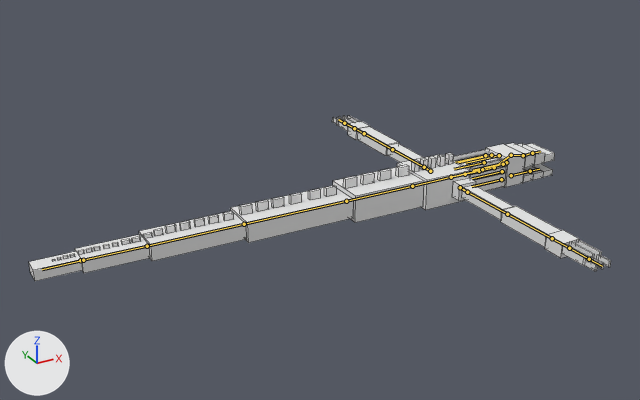
Two versions of the Blender file wip/silversand_dragon.blend, one commit apart.
Before and after are seen from a camera (50 mm lens) standing at (-3.86, -6.56, 3.67) and looking at (-0.28, -0.04, 0.41). Lighting does not change. The marker at lower left points along +X, +Y and +Z. Both versions are drawn at frame 100 of the action 'ArmatureAction'; the numbers are the values there. The bones that bend it are drawn over the model as lines. Mesh edges are drawn as thin lines.
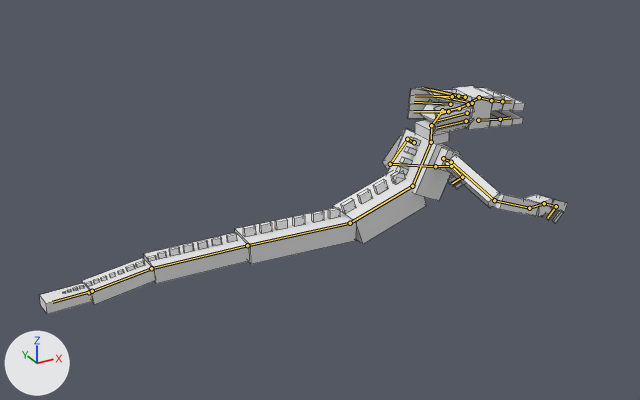
What the commit changed:
Bone 'torso' (bone_torso) turns from (0, 0, 0) to (0, 0, 65) degrees about its own x, y and z.
Bone 'collo3' (bone_collo3) turns from (0, 0, 0) to (27, 0, 0) degrees about its own x, y and z.
Bone 'collo2' (bone_collo2) turns from (0, 0, 0) to (-44, 0, 0) degrees about its own x, y and z.
Bone 'collo1' (bone_collo1) turns from (0, 0, 0) to (-51, -2, -3) degrees about its own x, y and z.
Bone 'boccasu3' (bone_boccasu3) turns from (0, 0, 0) to (-6, 0, 0) degrees about its own x, y and z.
Bone 'boccagiù2' (bone_boccagiù2) turns from (0, 0, 0) to (-4, 0, 0) degrees about its own x, y and z.
Bone '5' (bone_5) turns from (0, 0, 0) to (16, 3, 4) degrees about its own x, y and z.
Bone '6' (bone_6) turns from (0, 0, 0) to (15, 11, 5) degrees about its own x, y and z.
Bone '4' (bone_4) turns from (0, 0, 0) to (16, -11, 2) degrees about its own x, y and z.
Bone '2' (bone_2) turns from (0, 0, 0) to (-2, -3, 12) degrees about its own x, y and z.
Bone '3' (bone_3) turns from (0, 0, 0) to (-6, 23, 9) degrees about its own x, y and z.
Bone '1' (bone_1) turns from (0, 0, 0) to (-2, -40, 12) degrees about its own x, y and z.
Bone '8' (bone_8) turns from (0, 0, 0) to (5, 6, -9) degrees about its own x, y and z.
Bone '7' (bone_7) turns from (0, 0, 0) to (2, -2, -12) degrees about its own x, y and z.
Bone '9' (bone_9) turns from (0, 0, 0) to (3, 2, -6) degrees about its own x, y and z.
Bone 'lom' (bone_lom) turns from (0, 0, 0) to (-45, 54, 1) degrees about its own x, y and z.
Bone 'lav' (bone_lav) turns from (0, 0, 0) to (-26, 40, -93) degrees about its own x, y and z.
Bone 'lman' (bone_lman) turns from (0, 0, 0) to (5, 12, 1) degrees about its own x, y and z.
Bone 'lcl' (bone_lcl) turns from (0, 0, 0) to (-38, 0, -1) degrees about its own x, y and z.
Bone 'lcla' (bone_lcla) turns from (0, 0, 0) to (-111, -2, -2) degrees about its own x, y and z.
Bone 'rom' (bone_rom) turns from (0, 0, 0) to (18, -32, 4) degrees about its own x, y and z.
Bone 'rav' (bone_rav) turns from (0, 0, 0) to (61, -16, -106) degrees about its own x, y and z.
Bone 'rman' (bone_rman) turns from (0, 0, 0) to (-20, 0, 3) degrees about its own x, y and z.
Bone 'rcl' (bone_rcl) turns from (0, 0, 0) to (21, 0, -3) degrees about its own x, y and z.
Bone 'rcla' (bone_rcla) turns from (0, 0, 0) to (115, 11, -7) degrees about its own x, y and z.
Bone '12' (bone_12) turns from (0, 0, 0) to (-18, 0, 1) degrees about its own x, y and z.
Bone '23' (bone_23) turns from (0, 0, 0) to (18, 1, -3) degrees about its own x, y and z.
Bone '34' (bone_34) turns from (0, 0, 0) to (-1, 0, 0) degrees about its own x, y and z.
Bone '56' (bone_56) turns from (0, 0, 0) to (-5, 0, 7) degrees about its own x, y and z.
Bone '67' (bone_67) turns from (0, 0, 0) to (7, 0, 2) degrees about its own x, y and z.

Changed parts and their boxes (x1, y1, x2, y2) in the pictures (640 x 400 px):
'Cube', posed (9% narrower, 38% taller): before (29, 116, 611, 281); after (39, 86, 568, 314)
bone 'torso', root to tip: before (412, 186) to (451, 177); after (412, 186) to (431, 142)
bone 'collo3', root to tip: before (451, 177) to (465, 174); after (431, 142) to (431, 125)
bone 'collo2', root to tip: before (465, 174) to (479, 171); after (431, 125) to (442, 110)
bone 'collo1', root to tip: before (479, 171) to (494, 167); after (442, 110) to (459, 108)
bone 'boccasu3', root to tip: before (511, 155) to (523, 155); after (479, 97) to (491, 100)
bone 'boccagiù2', root to tip: before (511, 175) to (530, 171); after (478, 120) to (500, 119)
bone '5', root to tip: before (499, 155) to (465, 163); after (465, 97) to (431, 89)
bone '6', root to tip: before (491, 155) to (458, 162); after (458, 96) to (424, 88)
bone '4', root to tip: before (506, 162) to (473, 170); after (472, 103) to (439, 96)
bone '2', root to tip: before (502, 171) to (472, 178); after (467, 113) to (437, 120)
bone '3', root to tip: before (503, 164) to (472, 171); after (468, 104) to (438, 114)
bone '1', root to tip: before (501, 179) to (471, 186); after (466, 121) to (436, 128)
bone '8', root to tip: before (484, 162) to (454, 169); after (450, 104) to (414, 102)
bone '7', root to tip: before (485, 155) to (455, 162); after (452, 96) to (415, 95)
bone '9', root to tip: before (482, 169) to (452, 176); after (448, 111) to (413, 111)
bone 'lom', root to tip: before (424, 167) to (392, 149); after (407, 139) to (390, 164)
bone 'lav', root to tip: before (392, 149) to (364, 133); after (390, 164) to (435, 166)
bone 'lman', root to tip: before (364, 133) to (354, 128); after (435, 166) to (451, 166)
bone 'lcl', root to tip: before (354, 128) to (344, 123); after (451, 166) to (462, 177)
bone 'lcla', root to tip: before (344, 123) to (338, 119); after (462, 177) to (452, 183)
bone 'rom', root to tip: before (467, 192) to (507, 214); after (451, 162) to (494, 200)
bone 'rav', root to tip: before (507, 214) to (552, 238); after (494, 200) to (529, 208)
bone 'rman', root to tip: before (552, 238) to (569, 248); after (529, 208) to (544, 203)
bone 'rcl', root to tip: before (569, 248) to (589, 259); after (544, 203) to (556, 206)
bone 'rcla', root to tip: before (589, 259) to (602, 266); after (556, 206) to (547, 218)
bone '12', root to tip: before (412, 186) to (346, 201); after (412, 186) to (350, 223)
bone '23', root to tip: before (346, 201) to (244, 224); after (350, 223) to (247, 245)
bone '34', root to tip: before (244, 224) to (147, 246); after (247, 245) to (151, 268)
bone '56', root to tip: before (147, 246) to (80, 260); after (151, 268) to (89, 292)
bone '67', root to tip: before (83, 260) to (42, 269); after (92, 291) to (52, 302)
